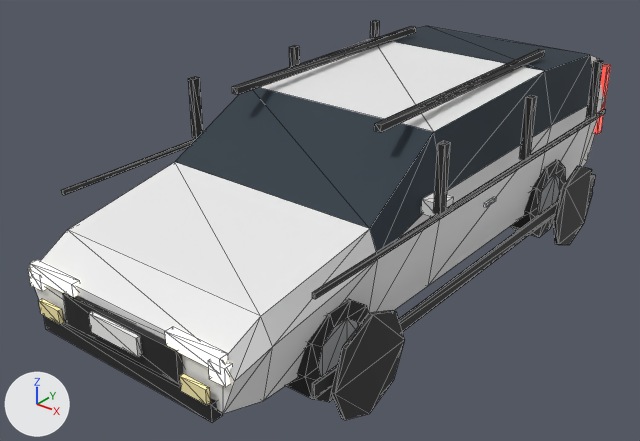
An edit to the glTF model assets/car_v60.glb, drawn before and after from the same camera.
The view is the same before and after, from a 50 mm lens placed at (3.65, -5.1, 3.42), pointed at (-0.17, -0.33, 0.46). Every picture has the same lights, and +X, +Y and +Z are marked at lower left. The picture after the commit comes second. Mesh edges are drawn as thin lines. Where no turn or scale is listed for an object, it has been applied to the vertices. Vertices at exactly the same position are counted once.

Names of what the first picture shows: 'V60_Body', 'V60_Detail', 'V60_WheelsF', 'V60_WheelsR'.
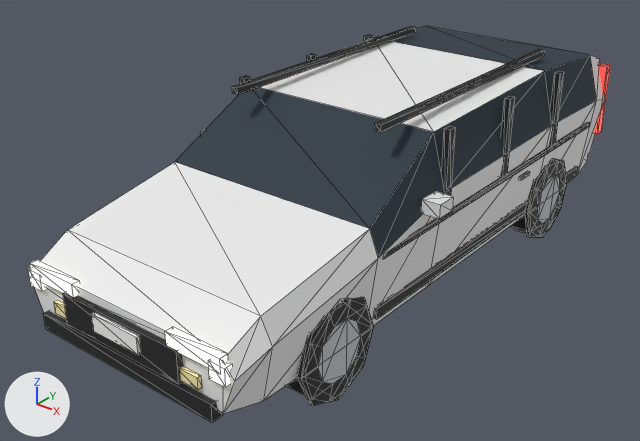
Commit message: Fix car detail parts so they sit on the body

What differs and where, as boxes [x1, y1, x2, y2] in the pictures (640 x 441 px; the box of a moved part takes in the faces that stretch with it):
'V60_Detail', reshaped (7% shorter)
    before: [38, 20, 606, 420]
    after: [54, 35, 590, 406]
part 1 of me_v60_detail, added
    after: [442, 126, 456, 196]
part 2 of me_v60_detail, added
    after: [500, 96, 515, 178]
part 3 of me_v60_detail, added
    after: [549, 71, 564, 147]
part 4 of me_v60_detail, added
    after: [383, 122, 590, 259]
part 5 of me_v60_detail, moved or reshaped
    before: [484, 196, 497, 207]
    after: [519, 171, 530, 180]
part 6 of me_v60_detail, added
    after: [374, 166, 578, 319]
part 7 of me_v60_detail, added
    after: [239, 76, 250, 84]
part 8 of me_v60_detail, moved or reshaped
    before: [331, 310, 405, 420]
    after: [297, 297, 374, 406]
part 9 of me_v60_detail, moved or reshaped
    before: [553, 166, 593, 245]
    after: [524, 158, 565, 238]
part 10 of me_v60_detail, added
    after: [307, 54, 316, 61]
part 11 of me_v60_detail, added
    after: [54, 300, 67, 319]
part 12 of me_v60_detail, added
    after: [180, 366, 202, 390]
part 13 of me_v60_detail, moved or reshaped
    before: [89, 311, 142, 357]
    after: [91, 312, 142, 355]
part 14 of me_v60_detail, deleted
    before: [38, 20, 606, 405]

What changed in the scene script:
```text
Change me_v60_detail:
    used by ob_v60_detail; location = (0.0, 0.0, 0.0)
    remove me_v60_detail.from_pydata(...)  # 192 vertices, 304 faces; spans x -1.15..1.15, y -2.46..2.44, z -0.02..1.5
    add me_v60_detail.from_pydata(...)  # 192 vertices, 304 faces; spans x -0.94..0.93, y -2.44..2.4, z -0.03..1.45
    me_v60_detail part 1: a new loose piece, a box spanning x 0.884..0.929, y -0.358..-0.288, z 0.85..1.45, in mat_detail
    me_v60_detail part 2: a new loose piece, a box spanning x 0.888..0.933, y 0.45..0.52, z 0.85..1.45, in mat_detail
    me_v60_detail part 3: a new loose piece, a box spanning x 0.889..0.934, y 1.257..1.327, z 0.85..1.45, in mat_detail
    me_v60_detail part 4: a new loose piece, a box spanning x 0.905..0.925, y -1.065..2.035, z 0.802..0.837, in mat_detail
    me_v60_detail part 5: the loose piece of 8 vertices spanning x 1.07..1.09, y -0.08..0.06, z 0.85..0.88 is moved by (-0.17, 0.88, -0.14)
    me_v60_detail part 6: a new loose piece, a box spanning x 0.854..0.879, y -1.049..2.019, z 0.34..0.42, in mat_detail
    me_v60_detail part 7: a new loose piece, a box spanning x -0.929..-0.884, y -0.358..-0.288, z 0.85..1.45, in mat_detail
    me_v60_detail part 8: the loose piece of 16 vertices spanning x 1.12..1.15, y -1.84..-1.12, z -0.02..0.69 is moved by (-0.24, 0.0, 0.0)
    me_v60_detail part 9: the loose piece of 16 vertices spanning x 1.12..1.15, y 1.03..1.75, z -0.02..0.69 is moved by (-0.25, 0.0, 0.0)
    me_v60_detail part 10: a new loose piece, a box spanning x -0.932..-0.887, y 0.45..0.52, z 0.85..1.45, in mat_detail
    me_v60_detail part 11: a new loose piece, a box spanning x -0.64..-0.46, y -2.405..-2.375, z 0.46..0.54, in mat_detail
    me_v60_detail part 12: a new loose piece, a box spanning x 0.46..0.64, y -2.405..-2.375, z 0.46..0.54, in mat_detail
    me_v60_detail part 13: the loose piece of 8 vertices spanning x -0.21..0.21, y -2.46..-2.43, z 0.51..0.64 is moved by (0.0, 0.01, 0.0)
    me_v60_detail part 14: 12 loose pieces with 96 vertices, spanning x -1.11..1.11, y -2.45..1.92, z 0.33..1.5, are deleted
    other edits to the shape of me_v60_detail do not show in these pictures
```
